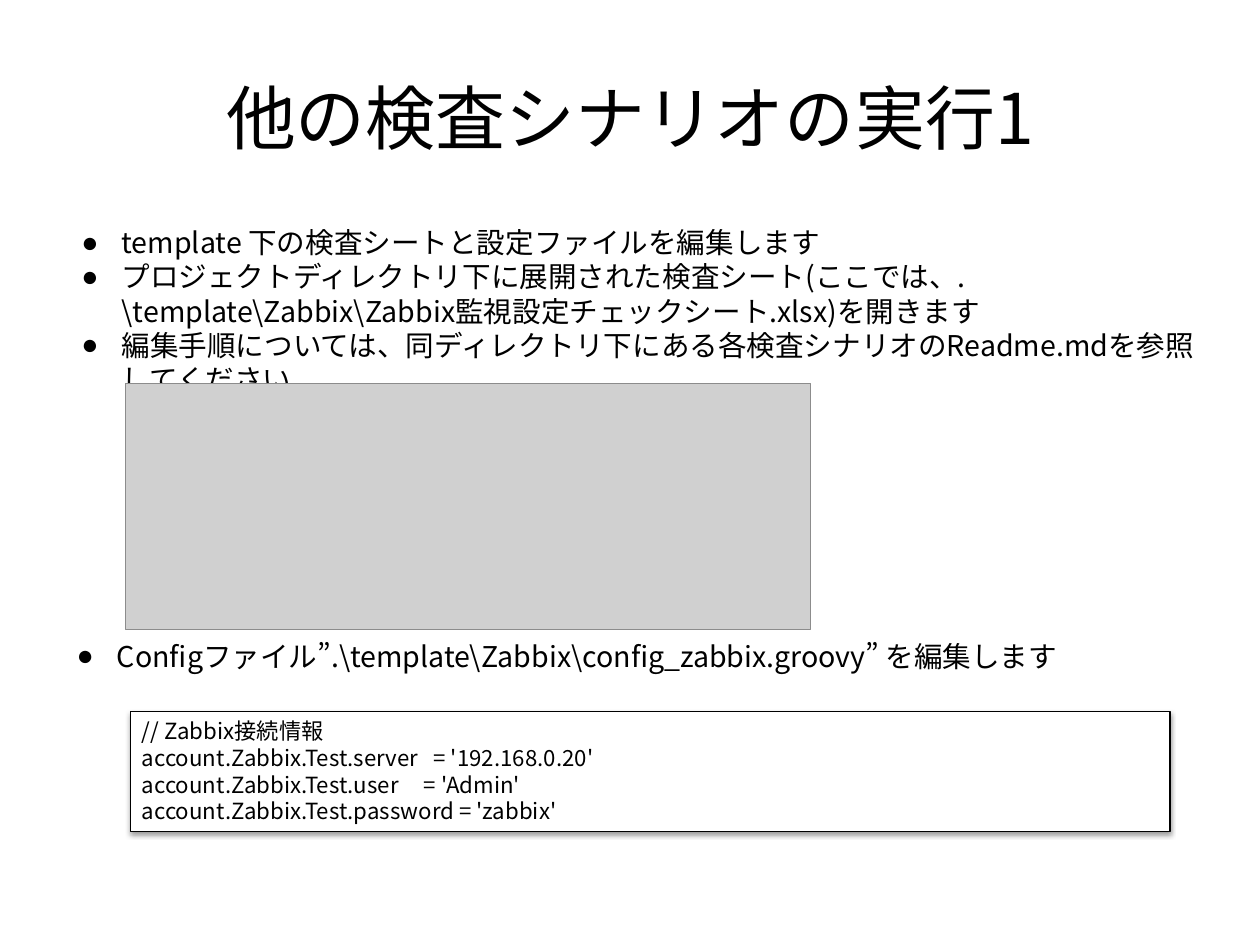
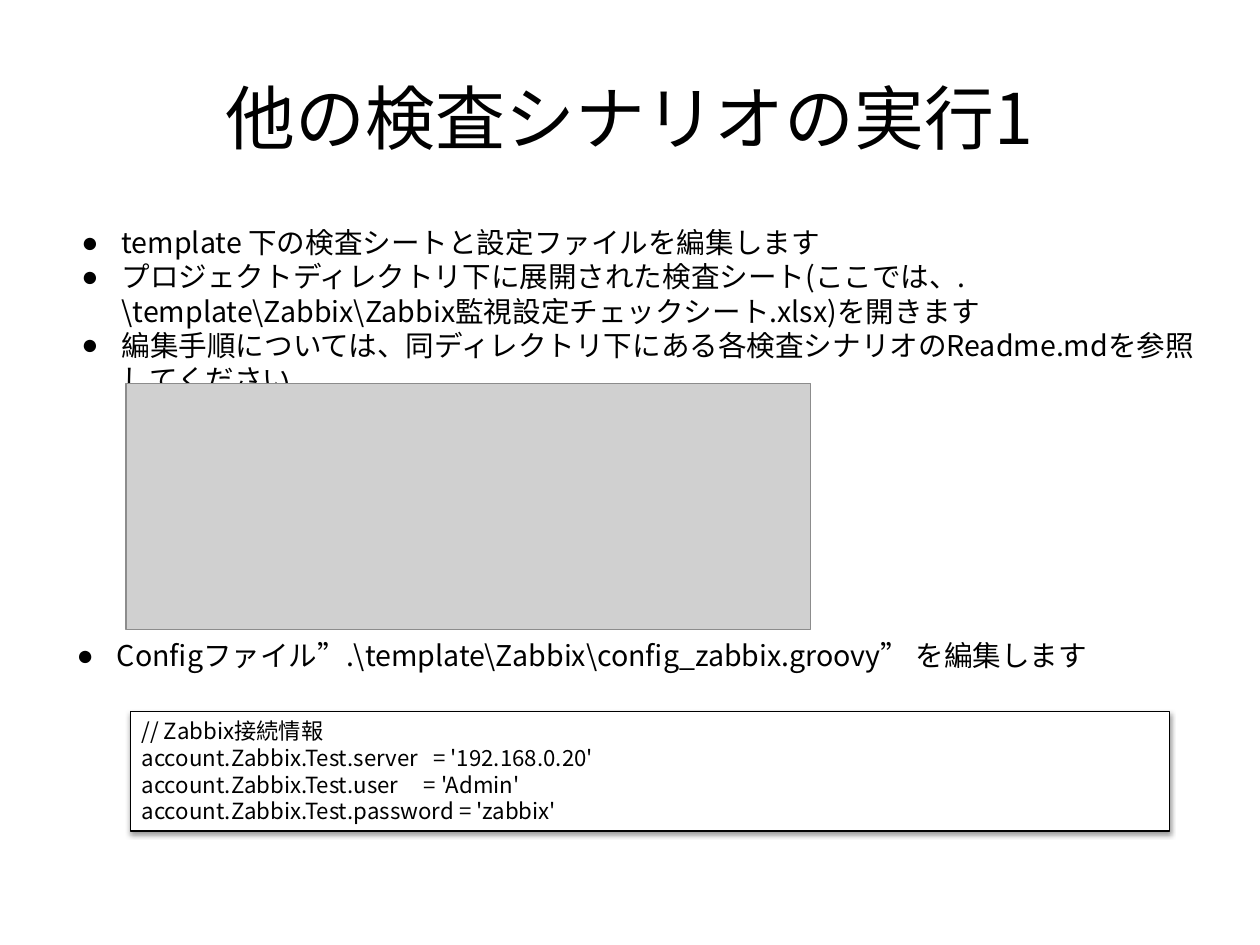
Before and after one commit to frsw3nr/gradle-server-acceptance, a slide deck: slide 72 of docs/jp/tutorial_test_pc.pptx. Drawn at 1260x945 pixels with LibreOffice and Linux fonts; fonts in the diff are those of the drawing; grey boxes stand for pictures. Boxes give left, top, right and bottom in pixels: in the first picture for what was removed or moved away, otherwise in the second. Text is boxed around its words. In the diff, an @@ line names an element or a change of style, - is before the commit and + after.

```diff
--- a/docs/jp/tutorial_test_pc.pptx
+++ b/docs/jp/tutorial_test_pc.pptx
@@ text "Configファイル”.\template\Zabbix\config_zabbix.groovy” を編集します" rewrapped from (117, 642, 1057, 674) to (117, 642, 1086, 673) @@
@@ rectangle "// Zabbix接続情報" at (130, 712, 1171, 831): outline #000000 0.75 pt to #000000 0.74 pt @@
```
Also in this commit, not shown: 17 other slides changed, 12 other files.
